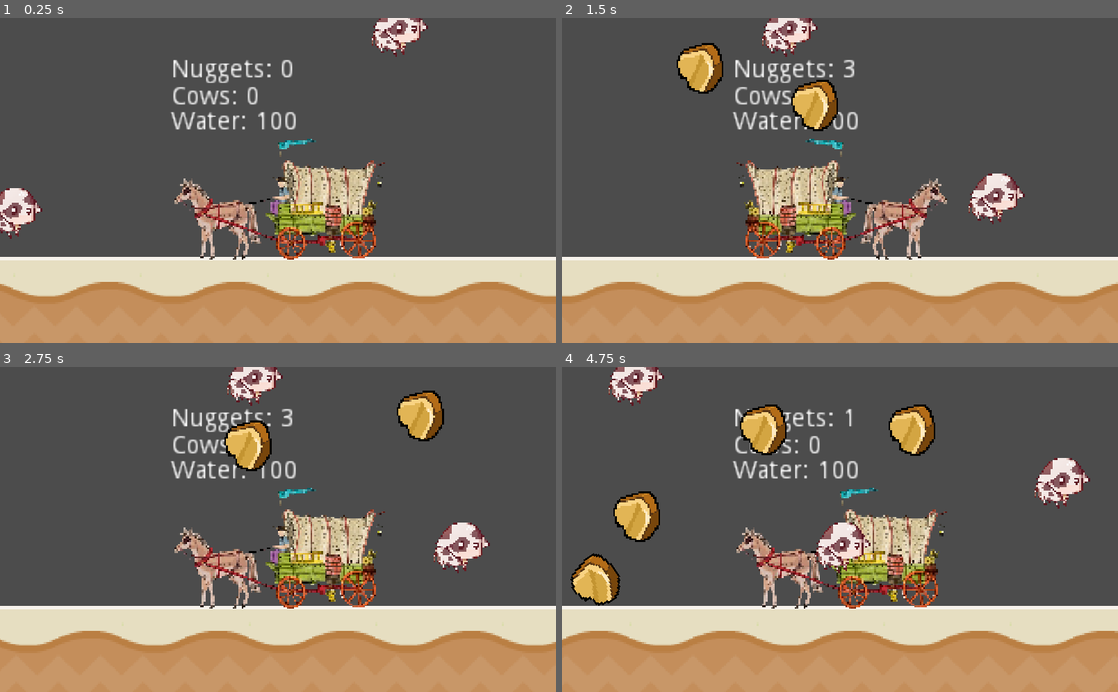
Above: before the commit, frames 1-4 (two rows, left to right).
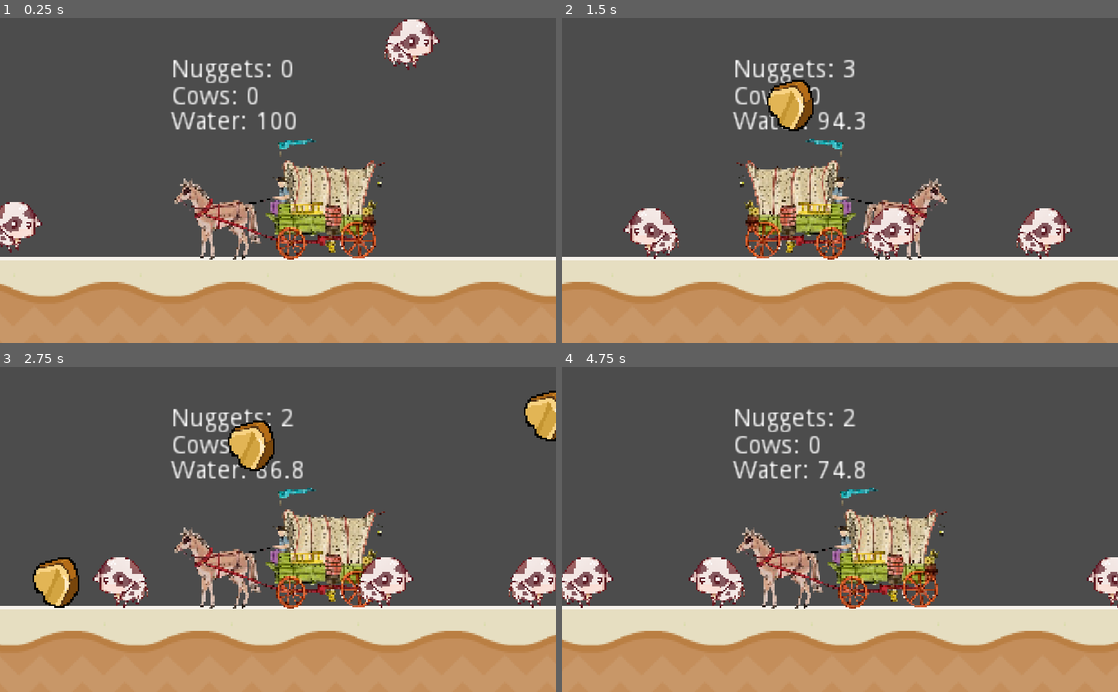
Above: after the commit, the same moments.

Repository: Asdaois/west-cow-builder
Game: Godot game, scene res://Main.tscn
The game is run twice, just before and just after one commit, with the same random seed, the same clock (stepped at 60 frames per second) and the same inputs.
Inputs:
- Up to frame 1 (0.25 s): no input
- Up to frame 2 (1.5 s): hold Up (drop_nugget) 0.53-1.28 s; hold Right (ui_right) from 0.53 s (still down); tap V at 1.25 s; tap Up (drop_nugget) at 1.35 s
- Up to frame 3 (2.75 s): tap V at 2 s; release Right (ui_right) at 2.03 s; hold Left (ui_left) from 2.03 s (still down); hold Up (drop_nugget) from 2.03 s (still down)
- Up to frame 4 (4.75 s): release Left (ui_left) at 2.78 s; release Up (drop_nugget) at 2.78 s; hold Right (ui_right) 2.78-4.28 s; tap Up (drop_nugget) at 2.85, 4.35 s; tap V at 3.5 s; hold Up (drop_nugget) 3.53-4.28 s; hold Left (ui_left) from 4.28 s (still down)

The runs differ from the first frame. In frame 1, 2.1% of the frame differs, in the area x 0-80%, y 0-73%; in frame 2, 10%; in frame 3, 9.7%; in frame 4, 12%, in the area x 0-100%, y 0-86%.
Error before the commit: Parse Error: The identifier "update" isn't declared in the current scope. (res://cow/Cow.gd:137)

Commit message:
Add new buildings
The previous building was moved to a buildings folder

Diff:
--- a/game/Main.tscn
+++ b/game/Main.tscn
@@ -3,7 +3,7 @@
 [ext_resource path="res://player/Player.tscn" type="PackedScene" id=1]
 [ext_resource path="res://floor-generator/FloorGenerator.tscn" type="PackedScene" id=2]
 [ext_resource path="res://cow/Cow.tscn" type="PackedScene" id=3]
-[ext_resource path="res://base/Base.tscn" type="PackedScene" id=4]
+[ext_resource path="res://buildings/base/Town_hall.tscn" type="PackedScene" id=4]
 [ext_resource path="res://menu/Menu.tscn" type="PackedScene" id=5]
 [ext_resource path="res://Main.gd" type="Script" id=6]
 [ext_resource path="res://item-creator/ItemCreator.tscn" type="PackedScene" id=7]
@@ -15,8 +15,8 @@
 position = Vector2( 34.75, 130.75 )
 floor_length = 100
 
-[node name="Base" parent="." instance=ExtResource( 4 )]
-position = Vector2( 997, 46 )
+[node name="Town_hall" parent="." instance=ExtResource( 4 )]
+position = Vector2( 892, 65 )
 
 [node name="Player" parent="." instance=ExtResource( 1 )]
 position = Vector2( 217, 6 )
--- /dev/null
+++ b/game/buildings/barricade/Barricade.tscn
@@ -0,0 +1,15 @@
+[gd_scene load_steps=3 format=2]
+
+[ext_resource path="res://buildings/barricade/sprites/barricade.png" type="Texture" id=1]
+
+[sub_resource type="RectangleShape2D" id=1]
+extents = Vector2( 15, 14 )
+
+[node name="Barricade" type="StaticBody2D"]
+
+[node name="Sprite" type="Sprite" parent="."]
+scale = Vector2( 0.5, 0.75 )
+texture = ExtResource( 1 )
+
+[node name="CollisionShape2D" type="CollisionShape2D" parent="."]
+shape = SubResource( 1 )
--- a/game/base/Base.tscn
+++ b/game/buildings/base/Town_hall.tscn
@@ -1,28 +1,28 @@
 [gd_scene load_steps=7 format=2]
 
-[ext_resource path="res://base/sprites/base.png" type="Texture" id=1]
-[ext_resource path="res://base/Base.gd" type="Script" id=2]
-[ext_resource path="res://data/player_stats/Cow.tres" type="Resource" id=3]
-[ext_resource path="res://data/player_stats/Nugget.tres" type="Resource" id=4]
+[ext_resource path="res://data/player_stats/Nugget.tres" type="Resource" id=1]
+[ext_resource path="res://data/player_stats/Cow.tres" type="Resource" id=2]
+[ext_resource path="res://buildings/base/Town_hall.gd" type="Script" id=3]
+[ext_resource path="res://buildings/base/sprites/townhall.png" type="Texture" id=4]
 
 [sub_resource type="RectangleShape2D" id=1]
-extents = Vector2( 61, 7 )
+extents = Vector2( 53, 7 )
 
 [sub_resource type="CircleShape2D" id=2]
 radius = 85.4751
 
-[node name="Base" type="StaticBody2D"]
+[node name="Town_hall" type="StaticBody2D"]
 collision_layer = 0
 collision_mask = 8
-script = ExtResource( 2 )
-cows = ExtResource( 3 )
-nuggets = ExtResource( 4 )
+script = ExtResource( 3 )
+cows = ExtResource( 2 )
+nuggets = ExtResource( 1 )
 
 [node name="Sprite" type="Sprite" parent="."]
-texture = ExtResource( 1 )
+texture = ExtResource( 4 )
 
 [node name="CollisionShape2D" type="CollisionShape2D" parent="."]
-position = Vector2( 0, 43 )
+position = Vector2( 0, 23 )
 shape = SubResource( 1 )
 
 [node name="DetectionArea" type="Area2D" parent="."]
--- /dev/null
+++ b/game/buildings/farming_ranch/Farming_ranch.tscn
@@ -0,0 +1,15 @@
+[gd_scene load_steps=3 format=2]
+
+[ext_resource path="res://buildings/farming_ranch/sprites/farm.png" type="Texture" id=1]
+
+[sub_resource type="RectangleShape2D" id=1]
+extents = Vector2( 64, 7 )
+
+[node name="Farming_ranch" type="StaticBody2D"]
+
+[node name="Sprite" type="Sprite" parent="."]
+texture = ExtResource( 1 )
+
+[node name="CollisionShape2D" type="CollisionShape2D" parent="."]
+position = Vector2( 0, 31 )
+shape = SubResource( 1 )
--- /dev/null
+++ b/game/buildings/sheriff_office/sheriff_office.tscn
@@ -0,0 +1,16 @@
+[gd_scene load_steps=3 format=2]
+
+[ext_resource path="res://buildings/sheriff_office/sprites/sheriff_office.png" type="Texture" id=1]
+
+[sub_resource type="RectangleShape2D" id=1]
+extents = Vector2( 30, 5 )
+
+[node name="Sheriff_office" type="StaticBody2D"]
+
+[node name="Sprite" type="Sprite" parent="."]
+scale = Vector2( 0.5, 0.5 )
+texture = ExtResource( 1 )
+
+[node name="CollisionShape2D" type="CollisionShape2D" parent="."]
+position = Vector2( 0, 20 )
+shape = SubResource( 1 )
--- a/game/cow/Cow.gd
+++ b/game/cow/Cow.gd
@@ -133,5 +133,3 @@
 		if body.current_target == self :
 			_disable_picking()
 			body.current_target = null
-			yield(get_tree().create_timer(0.4),"timeout")
-			update
--- a/game/data/player_stats/Water.tres
+++ b/game/data/player_stats/Water.tres
@@ -4,5 +4,5 @@
 
 [resource]
 script = ExtResource( 1 )
-quantity = 0.0
-max_quantity = 0.0
+quantity = 100.0
+max_quantity = 100.0
Binary file added: game/buildings/barricade/sprites/barricade.png
Renamed: game/base/Base.gd -> game/buildings/base/Town_hall.gd
Binary file added: game/buildings/base/sprites/townhall.png
Binary file added: game/buildings/farming_ranch/sprites/farm.png
Renamed: game/base/sprites/base.png -> game/buildings/sheriff_office/sprites/sheriff_office.png
